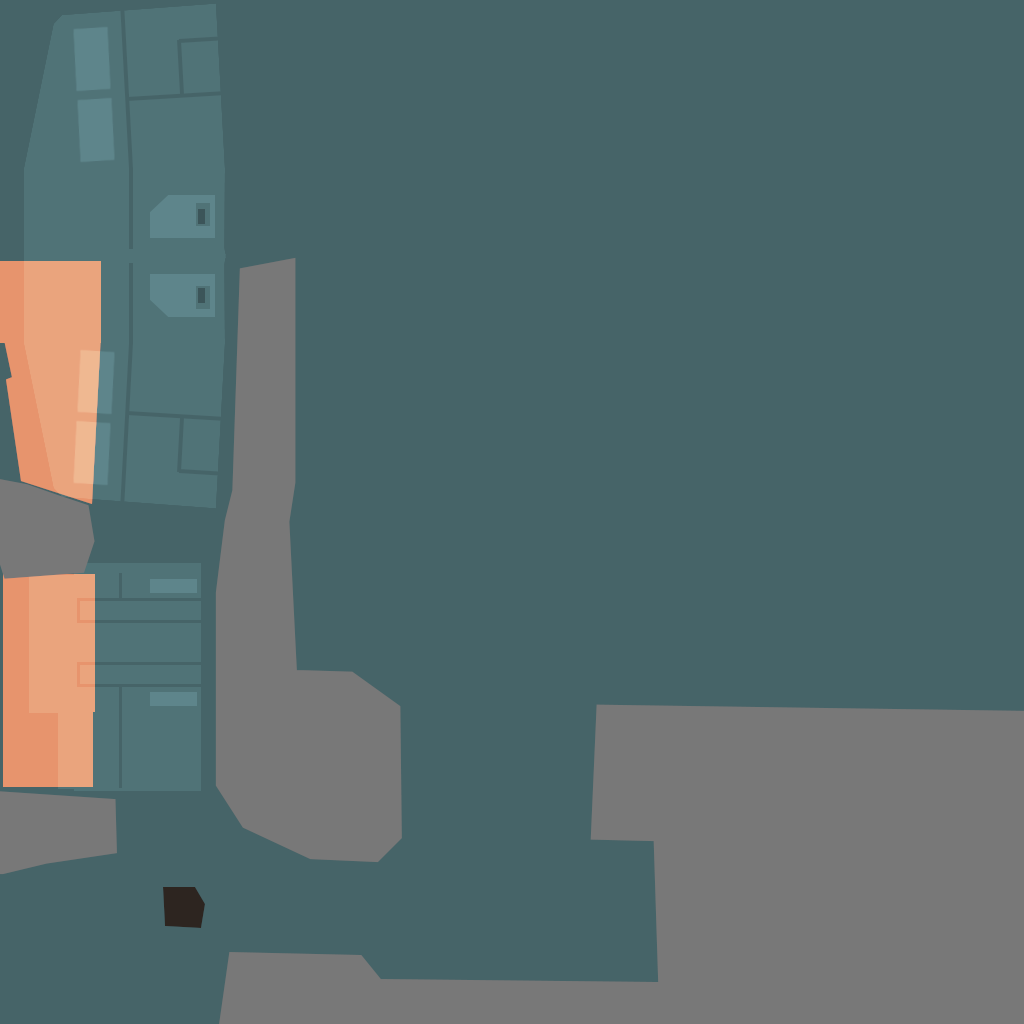
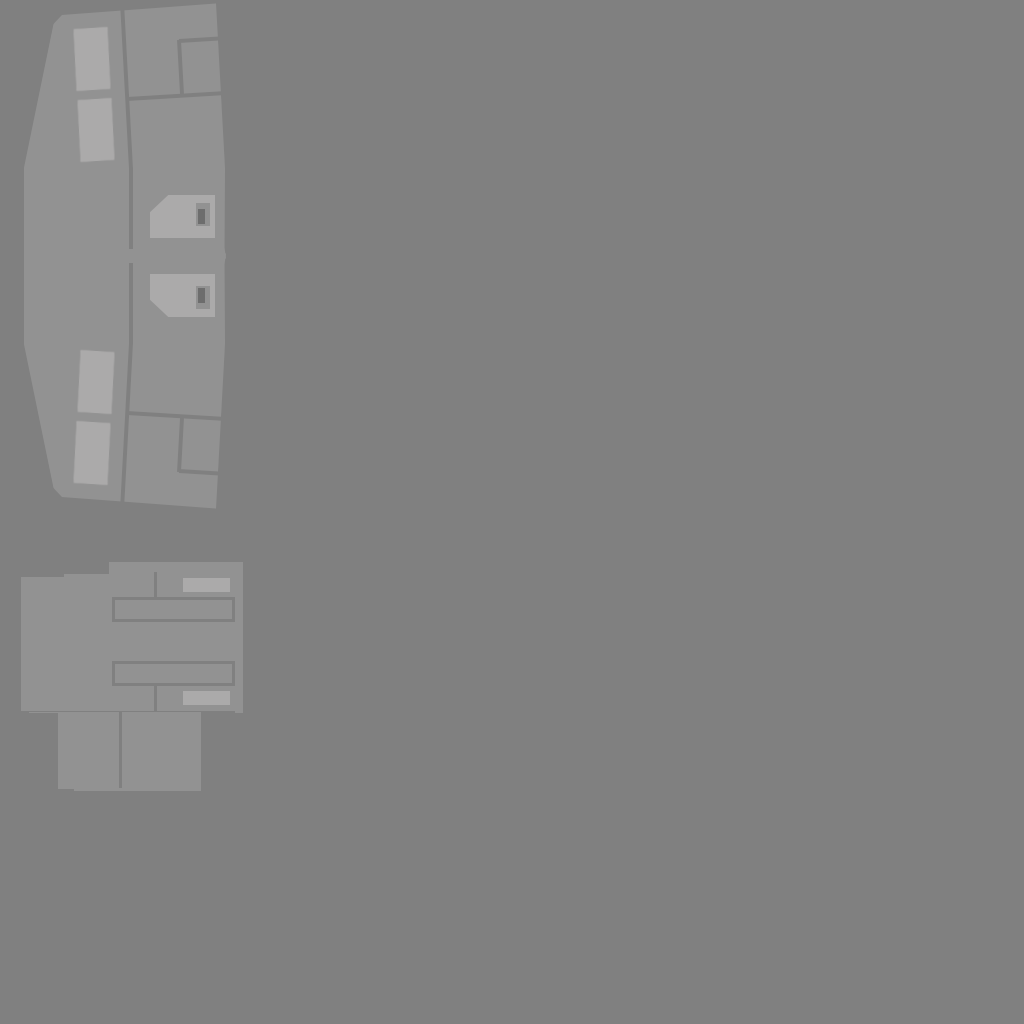
Layer changes from the first 1024x1024 image to the second:
hid group "color" (7 layers) over [0, 0, 1024, 1024]
painted on "Layer 4" over [215, 68, 296, 712]
painted on "height copy" over [29, 563, 201, 710]
painted on "orange" over [95, 574, 123, 709]
painted on "Layer 12" over [150, 578, 230, 706]
painted on "Layer 9" over [21, 562, 243, 713]
showed "Layer 6" over [0, 0, 1024, 1024]
